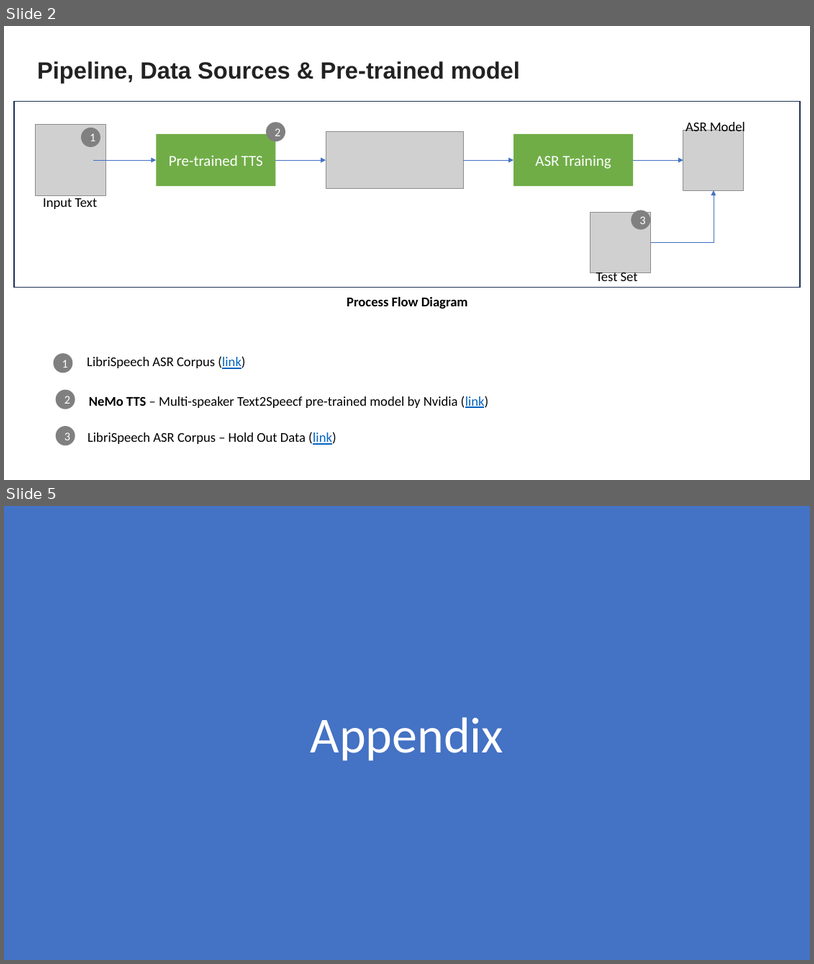
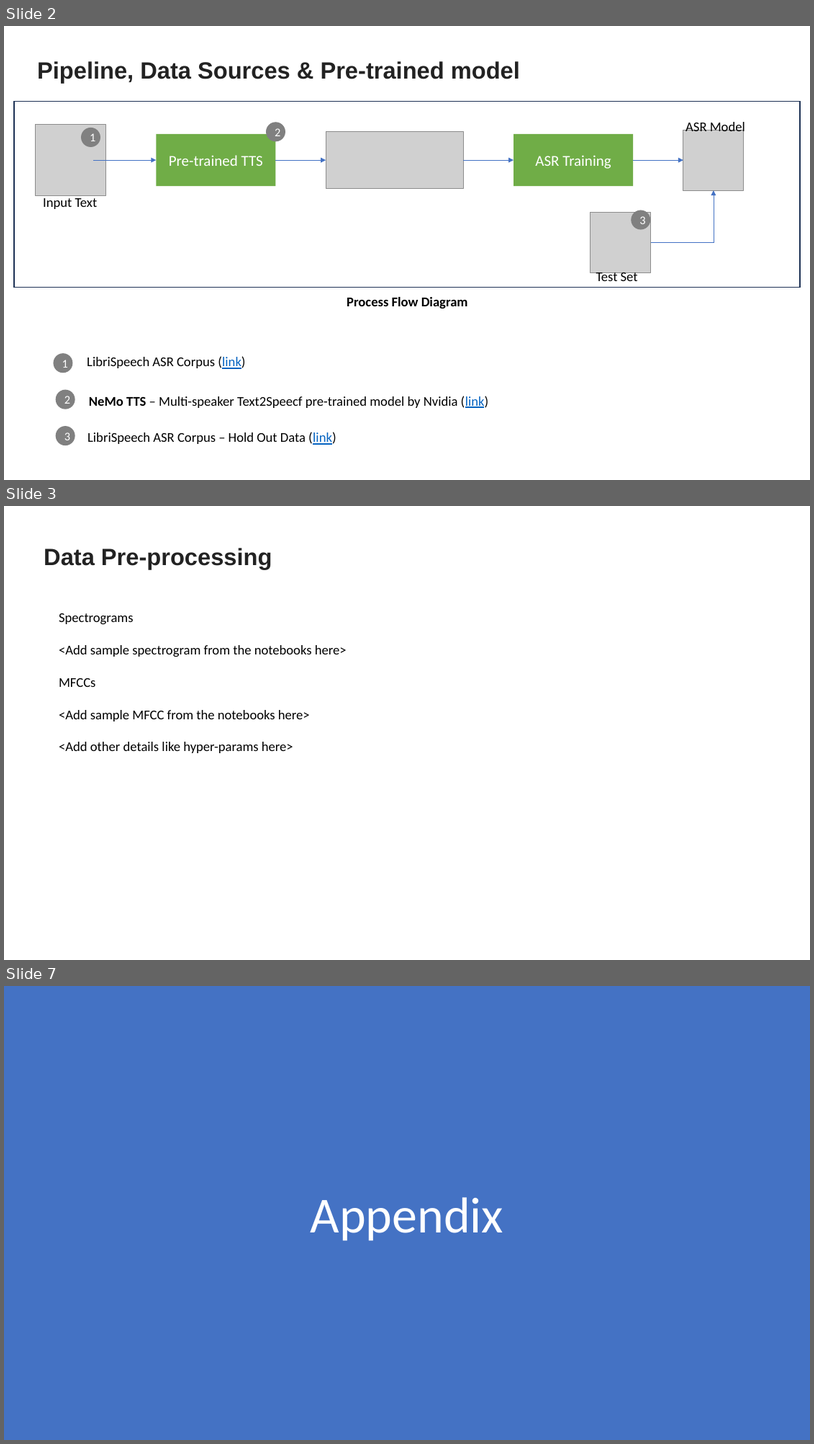
Before and after one commit to ravi-devgoblet/iisc_cohort4_group6_capstone, a slide deck: project_docs/Group 6 Capstone Project Presentation.pptx. Shown one above the other, each under a label of ours: slides 2 and 5 before the commit, slides 2, 3 and 7 after it; the slides between them are not shown. The pictures are 814x964 and 814x1444 pixels, drawn with LibreOffice and Linux fonts; fonts in the diff are those of the drawing; grey boxes stand for pictures. Boxes give left, top, right and bottom in pixels: in the first picture for what was removed or moved away, otherwise in the second. Text is boxed around its words. In the diff, an @@ line names an element or a change of style, - is before the commit and + after.

```diff
--- a/project_docs/Group 6 Capstone Project Presentation.pptx
+++ b/project_docs/Group 6 Capstone Project Presentation.pptx
@@ slide 3 added at (4, 506, 810, 960), background #FFFFFF @@
@@ text added at (44, 548, 273, 569), 28 pt, text #222222, bold @@
+Data Pre-processing
@@ text added at (59, 613, 347, 753), 16 pt, text #000000 @@
+Spectrograms
+<Add sample spectrogram from the notebooks here>
+MFCCs
+<Add sample MFCC from the notebooks here>
+<Add other details like hyper-params here>
@@ what was slide 5 is now slide 7 @@
```
Also in this commit, not shown: 1 slide changed, 3 other slides added, 1 slide removed.
